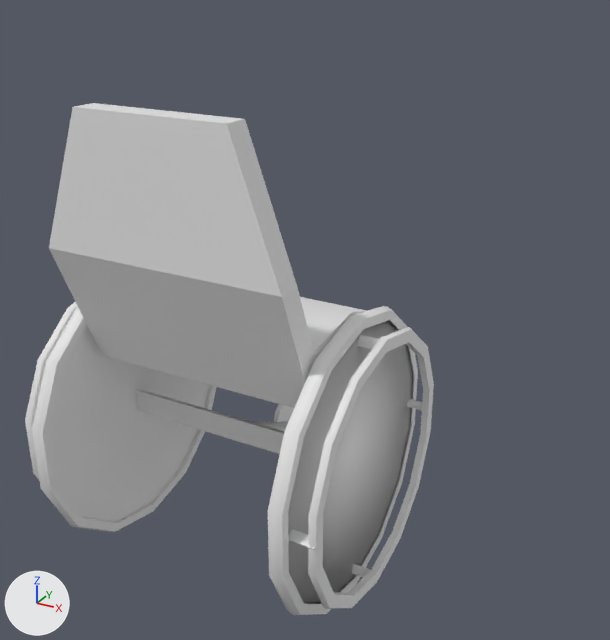
The FBX model Assets/Matt/Models/wHEELCHAIR.fbx: old version first, new version second.
Both versions are drawn from a 50 mm lens placed at (1.04, -3.05, 1.51), pointed at (-0.17, -0.84, 0.4). The lights are fixed; the arrows at lower left show +X, +Y and +Z. Where no turn or scale is listed for an object, it has been applied to the vertices.

Script lines for the objects in view, before the commit:
```python
me_cube_006 = bpy.data.meshes.new('Cube.006')
me_cube_006.from_pydata(...)  # 157 vertices, 166 faces; spans x -0.308..0.321, y -0.519..0.381, z -0.003..1.197
me_cube_012 = bpy.data.meshes.new('Cube.012')
me_cube_012.from_pydata(...)  # 208 vertices, 222 faces; spans x -0.014..0.078, y -0.363..0.363, z -0.372..0.372
me_cube_013 = bpy.data.meshes.new('Cube.013')
me_cube_013.from_pydata(...)  # 208 vertices, 222 faces; spans x -0.078..0.014, y -0.363..0.363, z -0.372..0.372
ob_cube_009 = bpy.data.objects.new('Cube.009', me_cube_006)
ob_cube_009.location = (-0.004, -1.263, 0.025)
ob_cube_010 = bpy.data.objects.new('Cube.010', me_cube_012)
ob_cube_010.location = (0.317, -1.505, 0.4)
ob_cube_011 = bpy.data.objects.new('Cube.011', me_cube_013)
ob_cube_011.location = (-0.318, -1.505, 0.4)
```
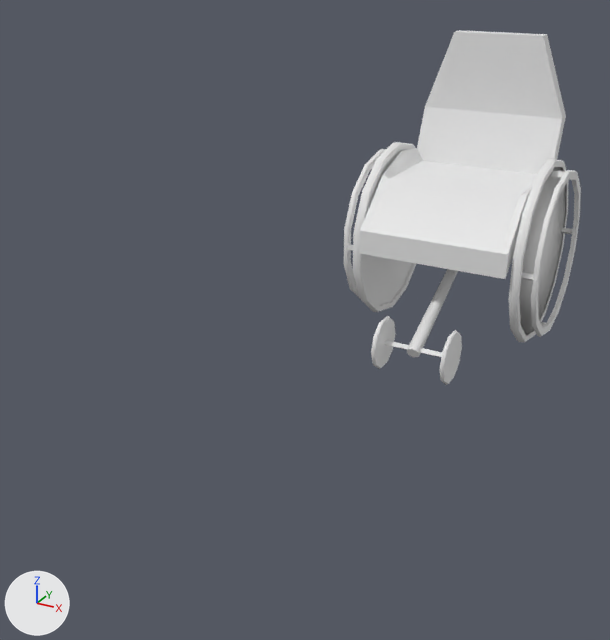
Pixel boxes (x1, y1, x2, y2) of what changed, in the pictures (610 x 640 px; the box of a moved part takes in the faces that stretch with it):
'Cube.009', mesh turned, moved: before (49, 103, 366, 454); after (359, 30, 566, 385)
'Cube.010', reshaped, moved: before (268, 306, 434, 615); after (344, 142, 416, 312)
'Cube.011', mesh turned, moved: before (25, 302, 216, 532); after (508, 159, 581, 342)
part 2 of me_cube_012, moved or reshaped: before (308, 327, 434, 609); after (344, 149, 386, 297)
part 3 of me_cube_012, moved or reshaped (not visible afterwards): before (288, 529, 315, 549)
part 4 of me_cube_012, moved or reshaped: before (406, 399, 422, 410); after (348, 244, 353, 251)
part 5 of me_cube_012, moved or reshaped (not visible afterwards): before (358, 335, 379, 349)
part 6 of me_cube_012, moved or reshaped (not visible afterwards): before (352, 564, 376, 577)
part 7 of me_cube_012, moved or reshaped: before (268, 306, 418, 615); after (353, 142, 416, 312)

The edits, one by one:
me_cube_013 has 208 vertices, 222 faces and spans x -0.078..0.014, y -0.363..0.363, z -0.372..0.372.
me_cube_013 is used by ob_cube_011; location (-0.318, -1.505, 0.4).
me_cube_013 part 8: the whole mesh is turned -180 degrees about the z axis through the mesh origin.
me_cube_006 has 157 vertices, 166 faces and spans x -0.308..0.321, y -0.519..0.381, z -0.003..1.197.
me_cube_006 is used by ob_cube_009; location (-0.004, -1.263, 0.025).
me_cube_006 part 1: the whole mesh is turned -180 degrees about the z axis through the mesh origin.
me_cube_012 is used by ob_cube_010; location (0.317, -1.505, 0.4).
me_cube_012 had 208 vertices, 222 faces and spanned x -0.014..0.078, y -0.363..0.363, z -0.372..0.372.
me_cube_012 now has 211 vertices, 222 faces and spans x -0.078..0.633, y -0.484..0.363, z -0.378..0.372.
me_cube_012 part 2: the loose piece of 70 vertices spanning x 0.06..0.078, y -0.328..0.328, z -0.337..0.337 is turned -180 degrees about the z axis through the mesh origin.
me_cube_012 part 3: the loose piece of 6 vertices spanning x 0.012..0.075, y -0.329..-0.308, z -0.012..0.012 is turned -180 degrees about the z axis through the mesh origin.
me_cube_012 part 4: the loose piece of 6 vertices spanning x 0.012..0.075, y 0.301..0.322, z -0.012..0.012 is turned -180 degrees about the z axis through the mesh origin.
me_cube_012 part 5: the loose piece of 6 vertices spanning x 0.012..0.075, y -0.012..0.012, z 0.308..0.329 is turned 180 degrees about the z axis through the mesh origin.
me_cube_012 part 6: the loose piece of 6 vertices spanning x 0.012..0.075, y -0.012..0.012, z -0.322..-0.301 is turned 180 degrees about the z axis through the mesh origin.
me_cube_012 part 7: 71 vertices removed from x -0.014..0.02, y -0.363..0.363, z -0.372..0.372; 71 vertices added at x -0.02..0.014, y -0.363..0.363, z -0.372..0.372.
Object 'Cube.011' (ob_cube_011) moves from (-0.318, -1.505, 0.4) to (0.315, 0.219, 0.4).
Object 'Cube.009' (ob_cube_009) moves from (-0.004, -1.263, 0.025) to (0.0, 0.0, 0.0).
Object 'Cube.010' (ob_cube_010) moves from (0.317, -1.505, 0.4) to (-0.321, 0.219, 0.4).
